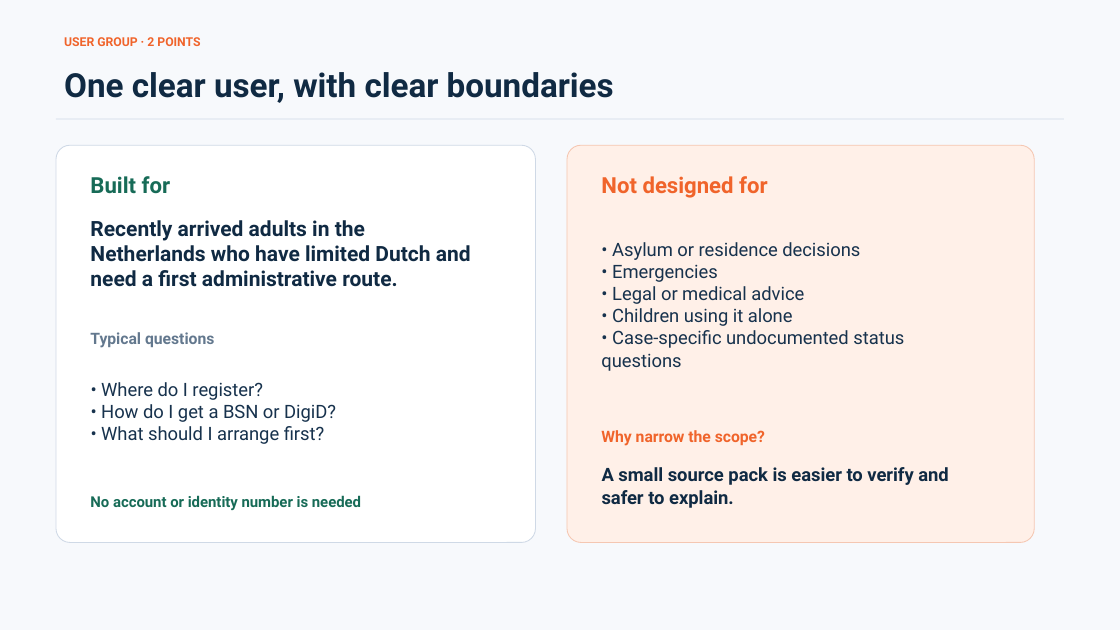
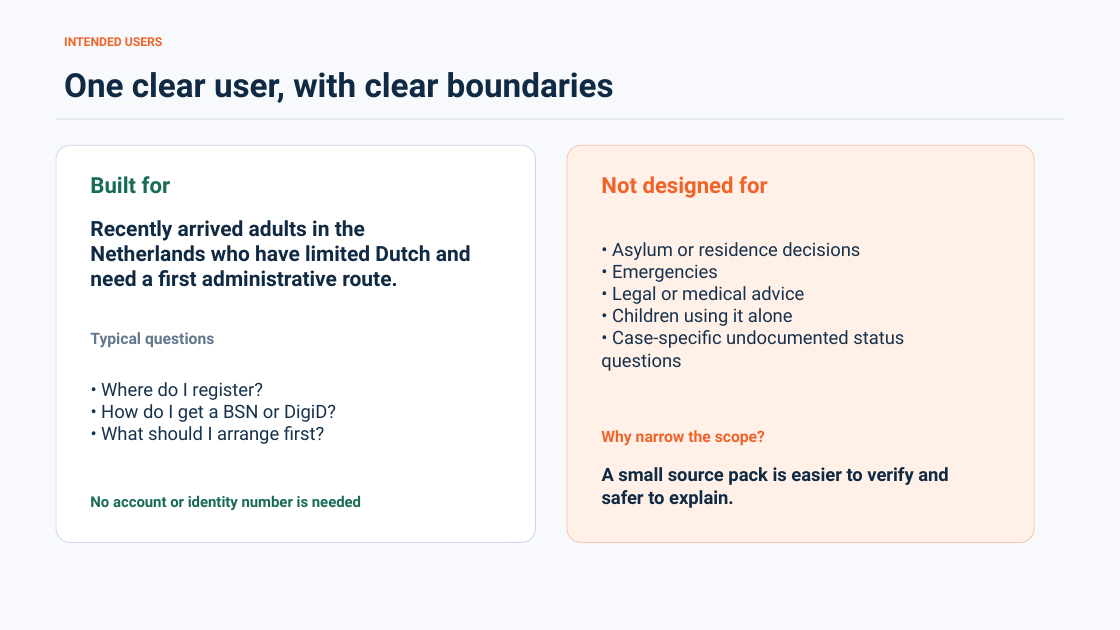
Before and after one commit to Maxlopez02/ai4g-portfolio-MaxLopez, a slide deck: slide 3 of Term 1/Week 3/hackathon/presentation/MigrationHelp-Hackathon-3-final.pptx. Drawn at 1120x630 pixels with LibreOffice and Linux fonts; fonts in the diff are those of the drawing. Boxes give left, top, right and bottom in pixels: in the first picture for what was removed or moved away, otherwise in the second. Text is boxed around its words. In the diff, an @@ line names an element or a change of style, - is before the commit and + after.

```diff
--- a/Term 1/Week 3/hackathon/presentation/MigrationHelp-Hackathon-3-final.pptx
+++ b/Term 1/Week 3/hackathon/presentation/MigrationHelp-Hackathon-3-final.pptx
@@ text at bbox=[64, 37, 163, 46]: text changed @@
-USER GROUP · 2 POINTS
+INTENDED USERS
```
Also in this commit, not shown: 6 other slides changed.
